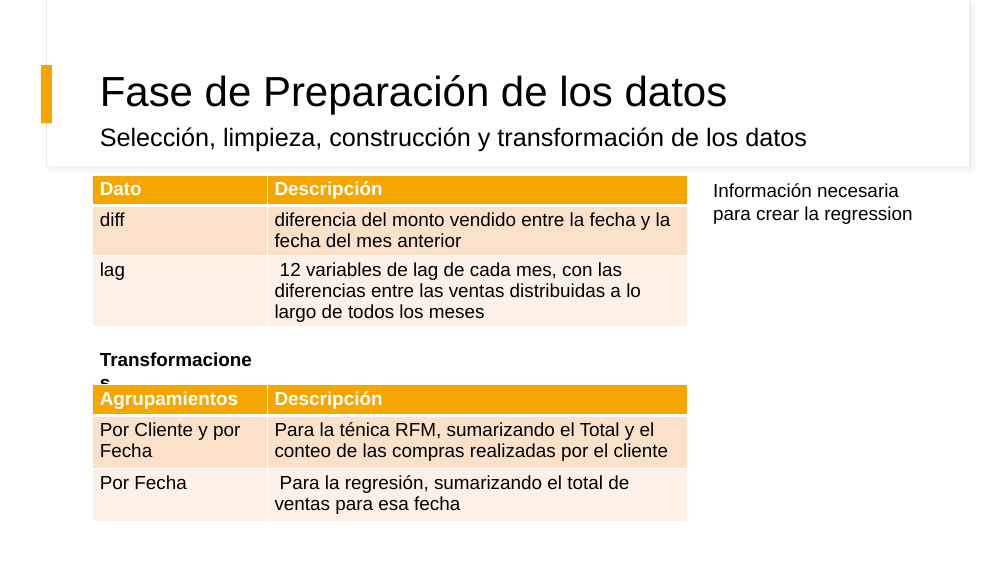
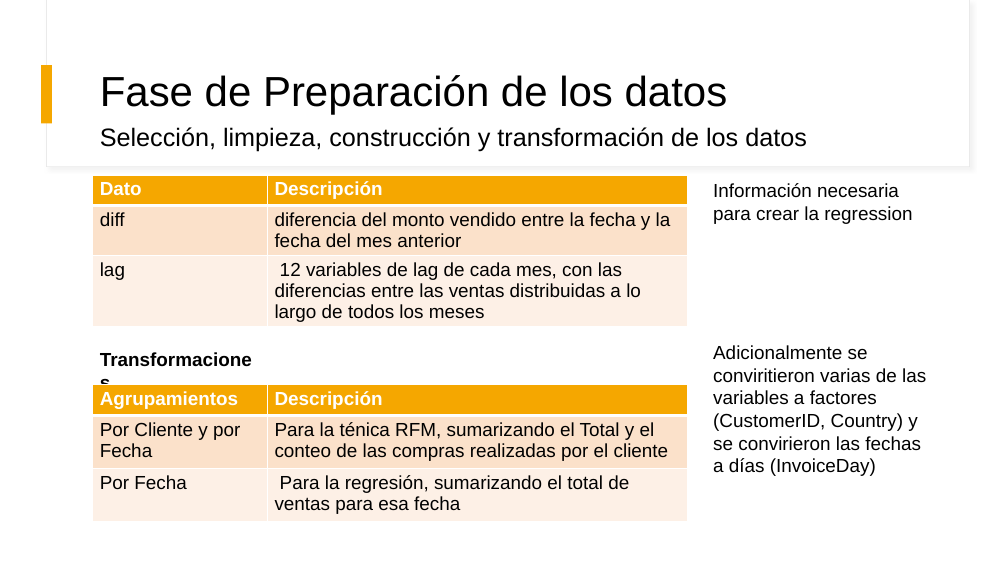
Before and after one commit to joaguilar/CienciasDeDatos, a slide deck: slide 10 of 05_Mineria_De_Datos/ProyectoFinal/Proyecto Mineria de Datos.pptx. Drawn at 1008x567 pixels with LibreOffice and Linux fonts; fonts in the diff are those of the drawing. Boxes give left, top, right and bottom in pixels: in the first picture for what was removed or moved away, otherwise in the second. Text is boxed around its words. In the diff, an @@ line names an element or a change of style, - is before the commit and + after.

```diff
--- a/05_Mineria_De_Datos/ProyectoFinal/Proyecto Mineria de Datos.pptx
+++ b/05_Mineria_De_Datos/ProyectoFinal/Proyecto Mineria de Datos.pptx
@@ text added at <box>713,345,926,476</box>, 18 pt, text #000000 @@
+Adicionalmente se conviritieron varias de las variables a factores (CustomerID, Country) y se convirieron las fechas a días (InvoiceDay)
```
Also in this commit, not shown: 6 other slides changed, 1 slide added, 1 slide removed, 5 other files.
